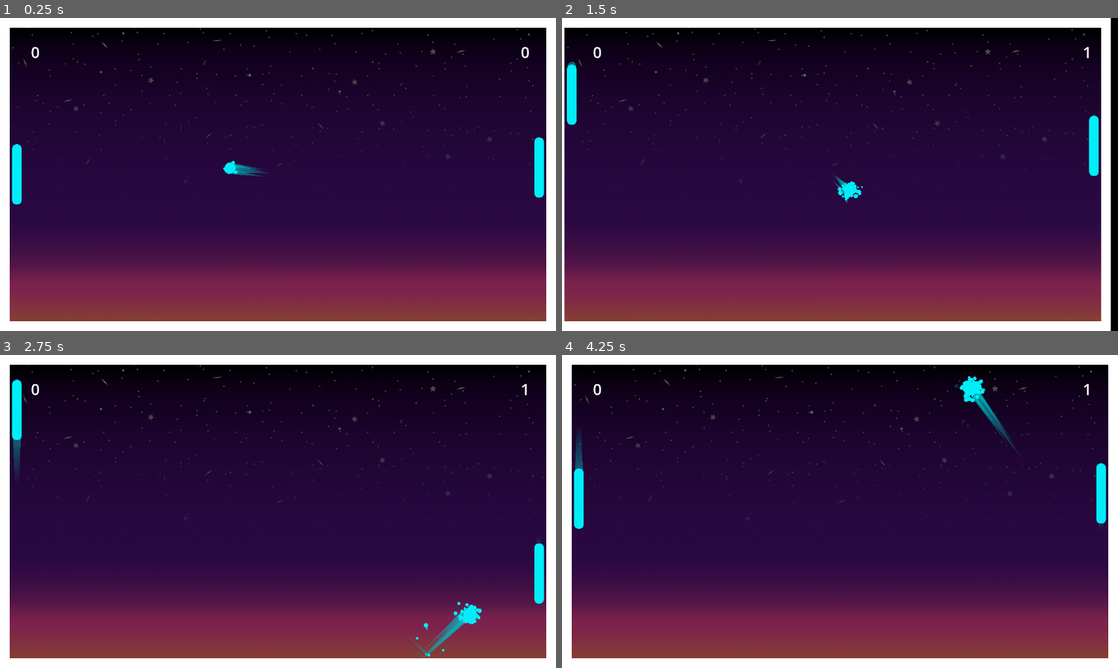
Above: before the commit, frames 1-4 (two rows, left to right).
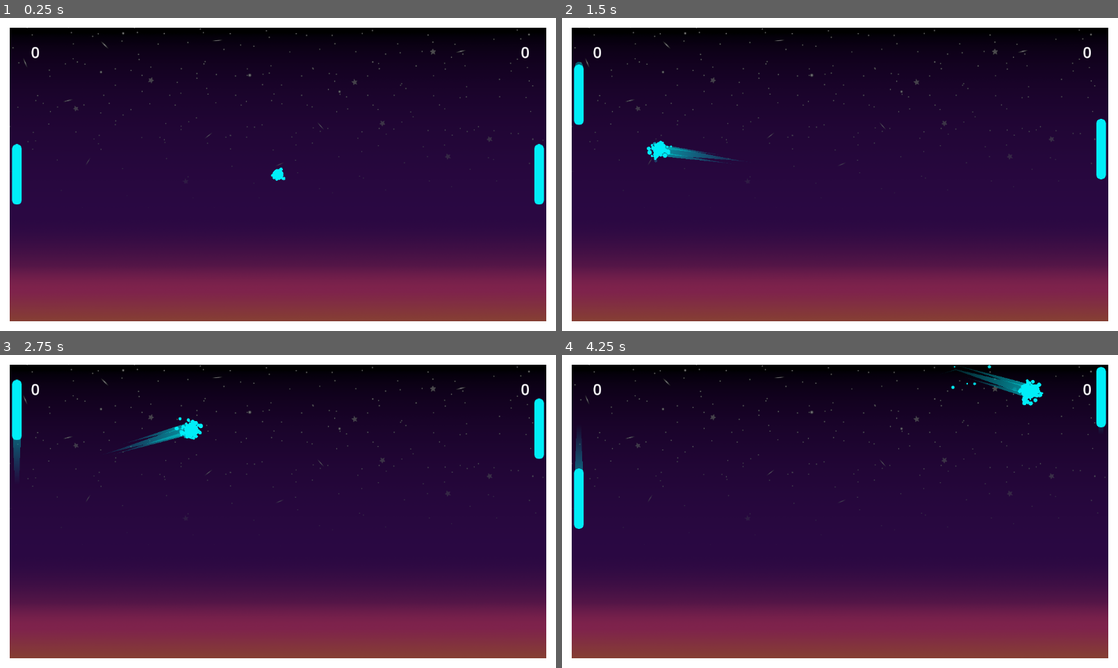
Above: after the commit, the same moments.

Repository: Jcodefox/Fox-Pong
Game: Godot game, scene res://scenes/main_scene.tscn
Same seed, same stepped clock (60 frames per second), same inputs: the game is played once before the commit and once after it.
Inputs:
- Up to frame 1 (0.25 s): no input
- Up to frame 2 (1.5 s): hold W (p1_up) 0.53-1.28 s; hold S (p1_down) from 1.28 s (still down)
- Up to frame 3 (2.75 s): release S (p1_down) at 2.03 s; hold W (p1_up) from 2.03 s (still down)
- Up to frame 4 (4.25 s): release W (p1_up) at 3.53 s; hold S (p1_down) from 3.53 s (still down)

The runs differ from the first frame. In frame 1, 0.4% of the frame differs, in the area x 40-98%, y 38-60%; in frame 2, 5.9%, in the area x 0-100%, y 0-100%; in frame 3, 1.7%; in frame 4, 1.8%.

Commit message:
Wait for player to move before moving the ball

Diff:
--- a/scripts/ball.gd
+++ b/scripts/ball.gd
@@ -5,6 +5,7 @@
 var speed: float = 400
 var direction: Vector2 = Vector2.RIGHT
 var time: float = 0.0
+var in_play: bool = false
 
 func _ready() -> void:
 	spawn_point = global_position
@@ -18,18 +19,20 @@
 
 
 func _physics_process(delta: float) -> void:
-	for i in range(1, len($Trail.points)):
-		$Trail.points[i - 1] = $Trail.points[i] - direction.normalized() * delta * speed
-	$Trail2.position.x = cos(time * 10) * 10
-	$Trail2.position.y = sin(time * 10) * 10
-	for i in range(1, len($Trail2.points)):
-		$Trail2.points[i - 1] = $Trail2.points[i] - direction.normalized() * delta * speed
-	$Trail3.position.x = cos(-time * 10) * 10
-	$Trail3.position.y = sin(-time * 10) * 10
-	for i in range(1, len($Trail3.points)):
-		$Trail3.points[i - 1] = $Trail3.points[i] - direction.normalized() * delta * speed
-
-	position += direction.normalized() * delta * speed
+	if Input.is_action_just_pressed("p1_up") or Input.is_action_just_pressed("p1_down"):
+		in_play = true
+	if in_play:
+		for i in range(1, len($Trail.points)):
+			$Trail.points[i - 1] = $Trail.points[i] - direction.normalized() * delta * speed
+		$Trail2.position.x = cos(time * 10) * 10
+		$Trail2.position.y = sin(time * 10) * 10
+		for i in range(1, len($Trail2.points)):
+			$Trail2.points[i - 1] = $Trail2.points[i] - direction.normalized() * delta * speed
+		$Trail3.position.x = cos(-time * 10) * 10
+		$Trail3.position.y = sin(-time * 10) * 10
+		for i in range(1, len($Trail3.points)):
+			$Trail3.points[i - 1] = $Trail3.points[i] - direction.normalized() * delta * speed
+		position += direction.normalized() * delta * speed
 	time += delta
 
 func _on_area_entered(area: Area2D) -> void:
@@ -55,6 +58,7 @@
 			$Trail3.points[i] = Vector2.ZERO
 		camera.shake(Vector2.RIGHT * 15, 25, 0.1)
 		global_position = spawn_point
+		in_play = false
 		randomize_direction()
 		if area.is_in_group("p1_goal"):
 			get_tree().current_scene.p2_score += 1
